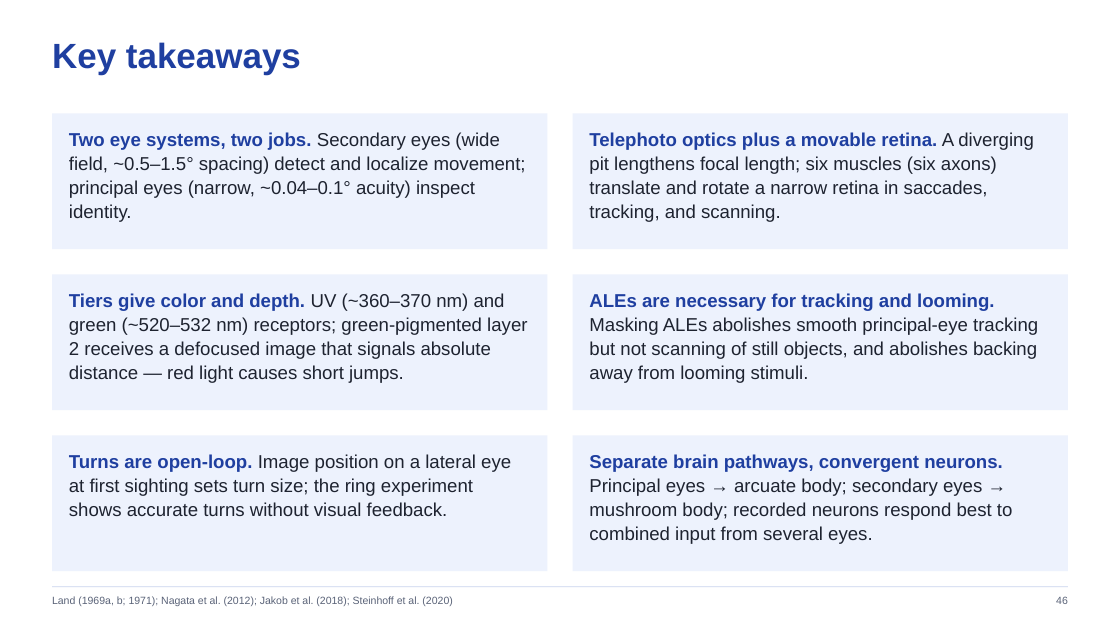
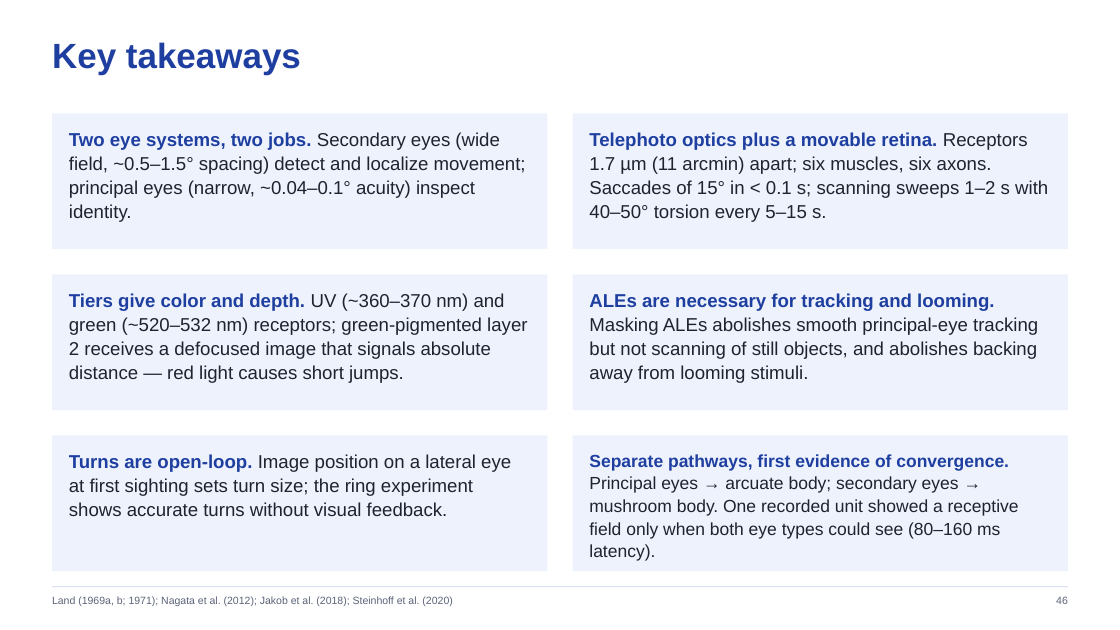
Before and after one commit to jordanxxlopez/NEUROETHOLOGY, a slide deck: slide 46 of lectures/L12/Neuroethology_Lecture12_FA2026.pptx. Drawn at 1120x630 pixels with LibreOffice and Linux fonts; fonts in the diff are those of the drawing. Boxes give left, top, right and bottom in pixels: in the first picture for what was removed or moved away, otherwise in the second. Text is boxed around its words. In the diff, an @@ line names an element or a change of style, - is before the commit and + after.

```diff
--- a/lectures/L12/Neuroethology_Lecture12_FA2026.pptx
+++ b/lectures/L12/Neuroethology_Lecture12_FA2026.pptx
@@ text at (589, 132, 1048, 222): text changed @@
-Telephoto optics plus a movable retina. A diverging pit lengthens focal length; six muscles (six axons) translate and rotate a narrow retina in saccades, tracking, and scanning.
+Telephoto optics plus a movable retina. Receptors 1.7 µm (11 arcmin) apart; six muscles, six axons. Saccades of 15° in < 0.1 s; scanning sweeps 1–2 s with 40–50° torsion every 5–15 s.
@@ text at (589, 454, 1019, 561): text changed; size 16 to 15 pt @@
-Separate brain pathways, convergent neurons. Principal eyes → arcuate body; secondary eyes → mushroom body; recorded neurons respond best to combined input from several eyes.
+Separate pathways, first evidence of convergence. Principal eyes → arcuate body; secondary eyes → mushroom body. One recorded unit showed a receptive field only when both eye types could see (80–160 ms latency).
```
Also in this commit, not shown: 26 other slides changed, 8 slides added, 8 slides removed, 32 other files.
